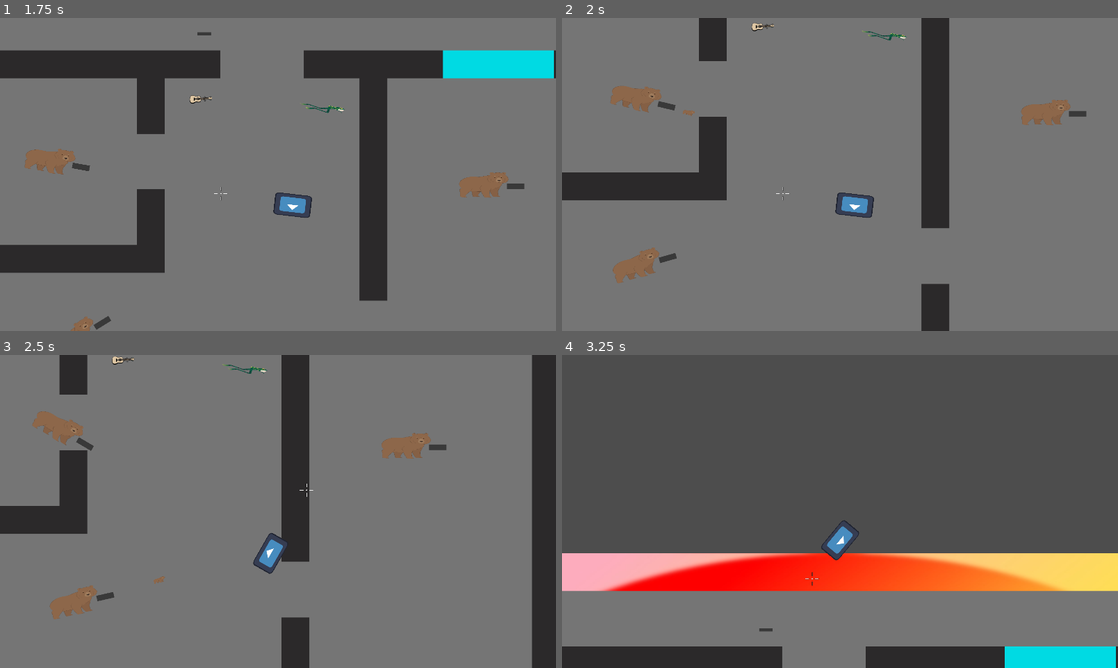
Above: before the commit, frames 1-4 (two rows, left to right).
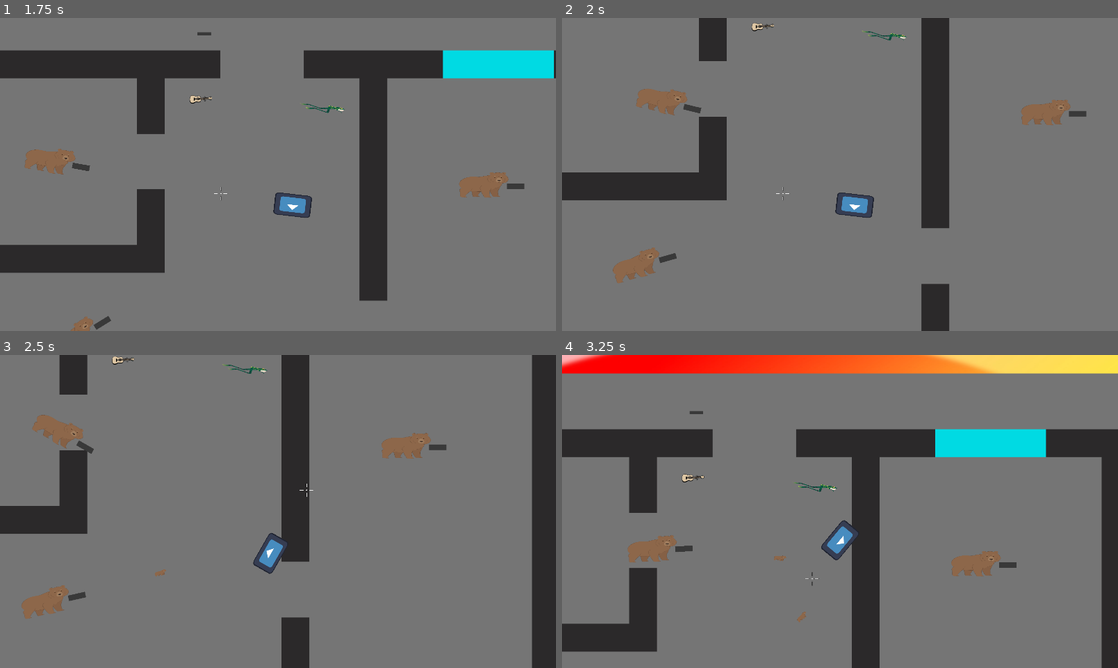
Above: after the commit, the same moments.

Repository: jceja3936/Speedial-Phoenix
Game: Godot game, scene res://scenes/level.tscn
The game is run twice, just before and just after one commit, with the same random seed, the same clock (stepped at 60 frames per second) and the same inputs. The engine's default icon, where the game draws it, is replaced by a stand-in: a white triangle on a blue panel in a dark square.
Inputs (mouse positions are in pixels of both pictures, inside the frame that each line leads up to):
- Up to frame 1 (1.75 s): tap Enter at 0.5 s; move the mouse to (400, 158) at 0.52 s; press the mouse at (400, 158) at 0.53 s; hold Right (Right) 0.53-1.28 s; tap Space (Respawn) at 1.25 s; move the mouse to (166, 190) at 1.27 s; release the mouse at (166, 190) at 1.28 s; hold S (Down) from 1.28 s (still down); tap Shift (Drop) at 1.35 s; click (166, 190) at 1.55 s
- Up to frame 2 (2 s): keep holding S (Down)
- Up to frame 3 (2.5 s): move the mouse to (333, 442) at 2.02 s; release S (Down) at 2.03 s; press the mouse at (333, 442) at 2.03 s; hold Right (Right) from 2.03 s (still down); tap F (Pick up) at 2.1 s
- Up to frame 4 (3.25 s): tap Space (Respawn) at 2.75 s; move the mouse to (812, 574) at 2.77 s; release Right (Right) at 2.78 s; release the mouse at (812, 574) at 2.78 s; hold W (Up) from 2.78 s (still down); click (812, 574) at 2.85 s

Frame 1 is identical in both runs. In frame 2, 0.7% of the frame differs, in the area x 8-26%, y 21-32%; in frame 3, 1.2%; in frame 4, 83%, in the area x 0-100%, y 0-100%.

Commit message:
The Less Lag Patch
Game was so very laggy but it is relatively better now, less if statements in process functions, one variable used repeatedly instead of calling a return function over and over, and camera process function no longer handles input outside of respawn. Also enemy no longer uses a globally unending timer and handles firerate better, and bullets faster.

Diff:
--- a/speedialChicago/bullet.gd
+++ b/speedialChicago/bullet.gd
@@ -4,7 +4,7 @@
 var dir: float
 var rota: float
 var damage: int
-var speed = 2500
+var speed = 3000
 var bullet = true
 var fromWho = ""
 
--- a/speedialChicago/camera_2d.gd
+++ b/speedialChicago/camera_2d.gd
@@ -4,25 +4,26 @@
 var cameFollow = true
 
 # Called every frame. 'delta' is the elapsed time since the previous frame.
+
+func setCam(yes: bool):
+	cameFollow = yes
+
+
 func _process(_delta: float) -> void:
-	if cameFollow and player.get_global_position().distance_to(get_global_mouse_position()) > 290:
-		position = lerp(player.get_global_position(), (player.get_global_position() + Vector2(500, 0).rotated(get_angle_to(get_global_mouse_position()))), .1)
-		$Cursors.position = player.get_global_position()
-		$Cursors.offset = Vector2(500, 0).rotated(get_angle_to(get_global_mouse_position()))
+	var mouse_pos = get_global_mouse_position()
+	var player_pos = player.get_global_position()
+
+	if cameFollow and player_pos.distance_to(mouse_pos) > 290:
+		position = lerp(player_pos, (player_pos + Vector2(500, 0).rotated(get_angle_to(mouse_pos))), .1)
+		$Cursors.position = player_pos
+		$Cursors.offset = Vector2(500, 0).rotated(get_angle_to(mouse_pos))
 	else:
-		position = lerp(position, player.get_global_position(), 1)
-		$Cursors.position = get_global_mouse_position()
+		position = lerp(position, player_pos, 1)
+		$Cursors.position = mouse_pos
 		$Cursors.offset = Vector2.ZERO
 
 	if Input.is_action_just_pressed("Respawn") and player.get("dead") == null:
 		get_tree().change_scene_to_file("res://scenes/level.tscn")
-
-	if Input.is_action_just_pressed("esc") and cameFollow:
-		Input.set_mouse_mode(Input.MOUSE_MODE_VISIBLE)
-		cameFollow = false
-	elif Input.is_action_just_pressed("esc") and !cameFollow:
-		Input.set_mouse_mode(Input.MOUSE_MODE_CONFINED_HIDDEN)
-		cameFollow = true
 
 
 func updateAmmo(amount: int):
--- a/speedialChicago/enemy.gd
+++ b/speedialChicago/enemy.gd
@@ -18,15 +18,10 @@
 var health = 200
 var dead = false
 var speed = 800
-
-var path: Array = []
-var current_path_index := 0
-var pathing = false
-
+var fireRate = .2
 
 func _ready() -> void:
 	speed = 800 + rng.randf_range(-50, 100)
-	_fireRateControll()
 
 func die() -> void:
 	$Sprite2D.texture = deathTexture
@@ -46,23 +41,22 @@
 		return
 
 	var wherePlayer = player.global_position - global_position
+	var player_pos = player.global_position
 
 	#This mess handles the main decision making of the enemy
 	#If player is within the sight range
 	if wherePlayer.length() < 1600:
 		#Raycays to their position
-		ray.target_position = ray.to_local(player.global_position)
+		ray.target_position = ray.to_local(player_pos)
 		ray.force_raycast_update()
 		#If the raycast hit anything,
 		if ray.is_colliding():
 			#See if the thing it hit is the player
 			var collider = ray.get_collider()
 			if collider == player:
-				look_at(player.global_position)
-				#If it did, activate my "latch" function
-				await attackPlayer()
-				seen = true
-				lastKnown = player.global_position
+				look_at(player_pos)
+				attackPlayer()
+				lastKnown = player_pos
 			#If it wasn', set seen to false.
 			if collider != player:
 				seen = false
@@ -86,9 +80,6 @@
 	move_and_slide()
 
 
-#func _on_navigation_agent_2d_velocity_computed(safe_velocity: Vector2) -> void:
-
-
 func attackPlayer() -> bool:
 	if !seen:
 		await get_tree().create_timer(.5).timeout
@@ -100,17 +91,16 @@
 	if canFire:
 		shootSFX.play()
 		canFire = false
+		wait()
 		var bull = bullet.instantiate()
 		bull.set("fromWho", "enemy")
 		bull.dir = rotation + rng.randf_range(-.08, .08)
 		bull.pos = gun.global_position
-		bull.damage = 100
+		bull.damage = 20
 		bull.rota = global_rotation
 		add_child(bull)
 
-func _fireRateControll() -> void:
-	if dead:
-		return
+func wait() -> bool:
+	await get_tree().create_timer(fireRate).timeout
 	canFire = true
-	await get_tree().create_timer(.2).timeout
-	_fireRateControll()
+	return true
--- a/speedialChicago/hun.gd
+++ b/speedialChicago/hun.gd
@@ -58,9 +58,6 @@
 		bull.rota = global_rotation
 		bull.damage = dammage
 		get_tree().root.add_child(bull)
-		await get_tree().create_timer(1).timeout
-		if bull:
-			bull.queue_free()
 
 func wait() -> bool:
 	await get_tree().create_timer(fireRate).timeout
--- a/speedialChicago/player.gd
+++ b/speedialChicago/player.gd
@@ -15,6 +15,7 @@
 var rng = RandomNumberGenerator.new()
 var playa = true
 var gunPickedUp = false
+var cameFollow = true
 
 func hit(damage: int) -> void:
 	health -= damage
@@ -34,6 +35,16 @@
 	if dead:
 		return
 
+
+	if Input.is_action_just_pressed("esc") and cameFollow:
+		Input.set_mouse_mode(Input.MOUSE_MODE_VISIBLE)
+		cameFollow = false
+		cam.setCam(false)
+	elif Input.is_action_just_pressed("esc") and !cameFollow:
+		Input.set_mouse_mode(Input.MOUSE_MODE_CONFINED_HIDDEN)
+		cameFollow = true
+		cam.setCam(true)
+
 	look_at(get_global_mouse_position())
 	var dir = Input.get_vector("Left", "Right", "Up", "Down")
 	if dir:
--- a/speedialChicago/scenes/enemy.tscn
+++ b/speedialChicago/scenes/enemy.tscn
@@ -39,7 +39,7 @@
 
 [node name="AudioStreamPlayer2D" type="AudioStreamPlayer2D" parent="."]
 stream = ExtResource("4_5uy6h")
-volume_db = -16.695
+volume_db = -80.0
 
 [node name="NavigationAgent2D" type="NavigationAgent2D" parent="."]
 path_desired_distance = 50.0
